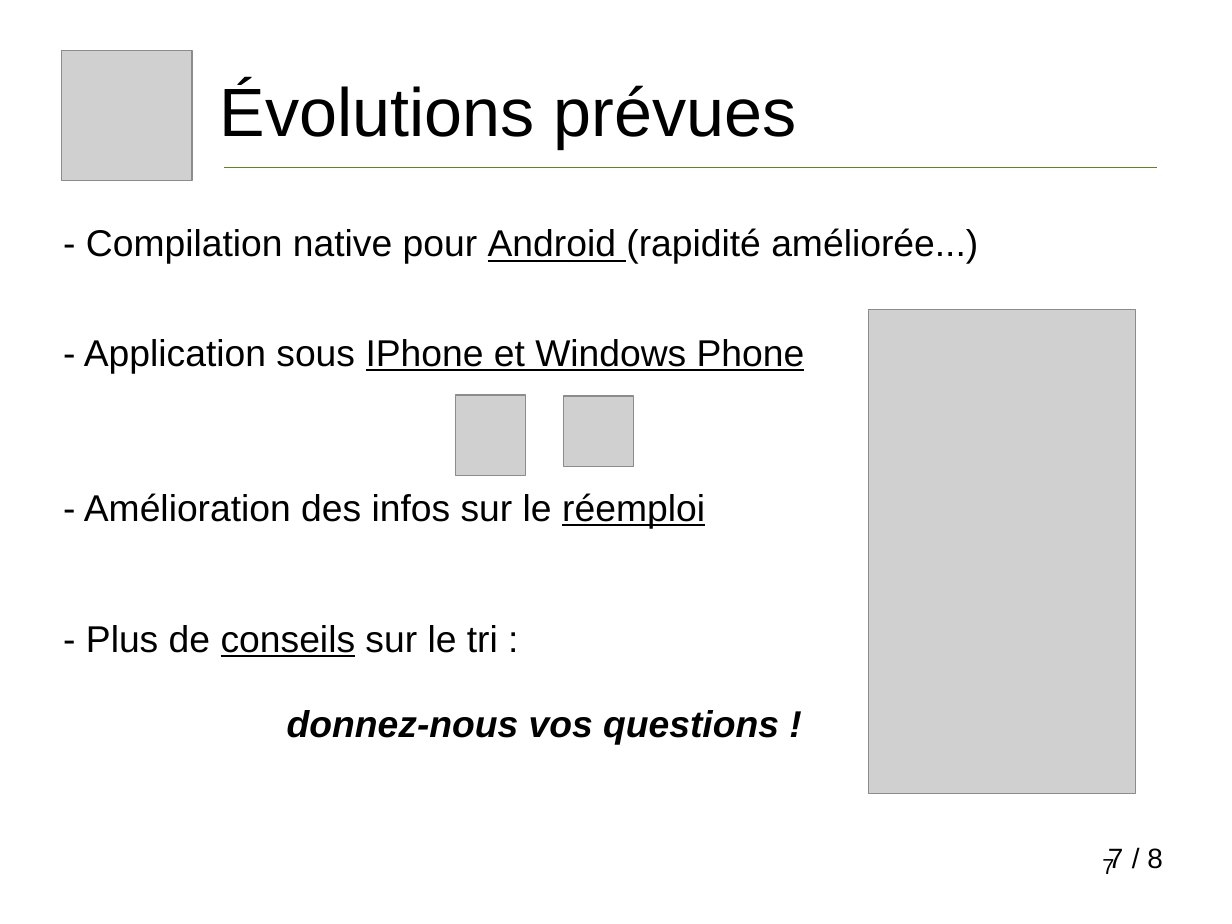
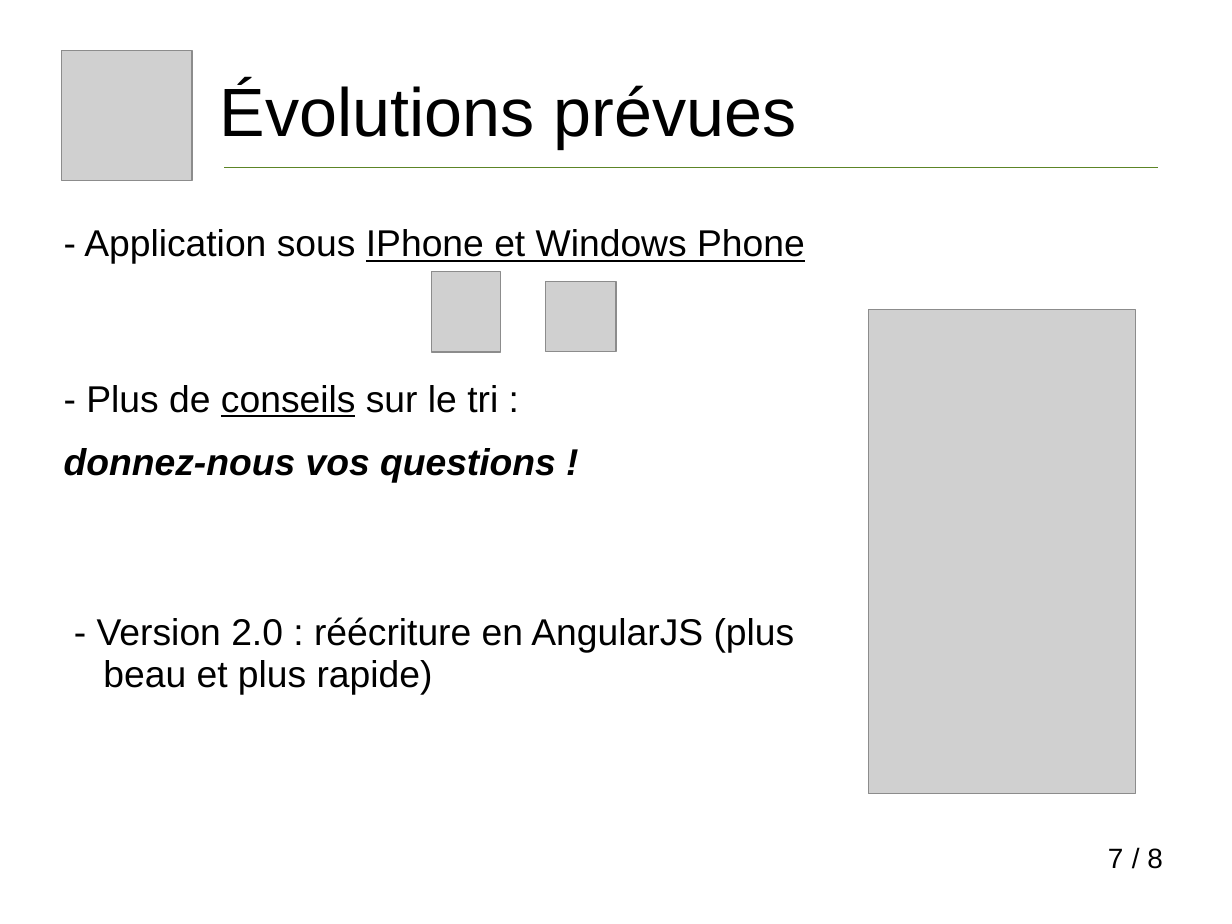
Before and after one commit to vivreanantes/VivreANantes_Complements, a slide deck: slide 7 of doc/Presentation_Mieux_Trier_A_Nantes.ppt. Drawn at 1232x924 pixels with LibreOffice and Linux fonts; fonts in the diff are those of the drawing; grey boxes stand for pictures. Boxes give left, top, right and bottom in pixels: in the first picture for what was removed or moved away, otherwise in the second. Text is boxed around its words. In the diff, an @@ line names an element or a change of style, - is before the commit and + after.

Commit message:
MAJ données pour anglais

```diff
--- a/doc/Presentation_Mieux_Trier_A_Nantes.ppt
+++ b/doc/Presentation_Mieux_Trier_A_Nantes.ppt
@@ text at (64, 229, 805, 483): less space between paragraphs; indent changed @@
@@ text at (86, 228, 978, 264): paragraph removed @@
-- Compilation native pour Android (rapidité améliorée...)
@@ picture: place and size @@
-picture at (456, 395, 525, 475)
+picture at (432, 272, 501, 352)
@@ picture: place and size @@
-picture at (563, 396, 634, 466)
+picture at (546, 282, 616, 352)
@@ text at (84, 493, 705, 529): paragraph removed @@
-- Amélioration des infos sur le réemploi
@@ text at (97, 617, 795, 694): paragraph added @@
+- Version 2.0 : réécriture en AngularJS (plus beau et plus rapide)
@@ page number rewrapped from (1102, 859, 1114, 874) to (1108, 848, 1124, 868) @@
@@ page number removed at (1108, 848, 1124, 873) @@
-7
```
Also in this commit, not shown: 7 other slides changed, 9 other files.
